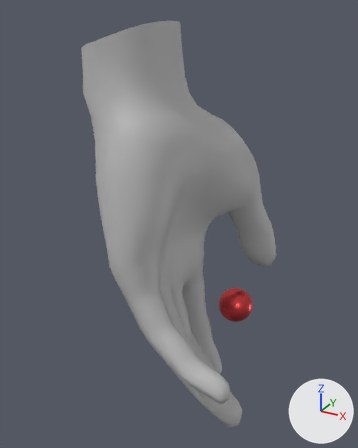
One commit to the glTF model packages/assets/profiles/generic-fixed-hand/left.glb: the scene before it, then after it.
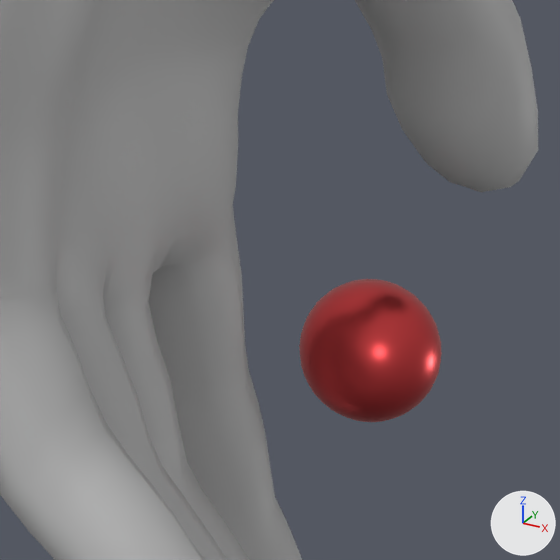
The first picture shows the older version from a camera (50 mm lens) standing at (0.0877, -0.2013, 0.0835) and looking at (-0.0224, -0.0012, -0.0166). The close-ups show both versions on the part from 41% to 79% of the width and 49% to 79% of the height of that picture. Lighting does not change. The marker at lower right points along +X, +Y and +Z. Where no turn or scale is listed for an object, it has been applied to the vertices.

The first close-up shows 'Sphere', 'r_handMeshNode.001'.
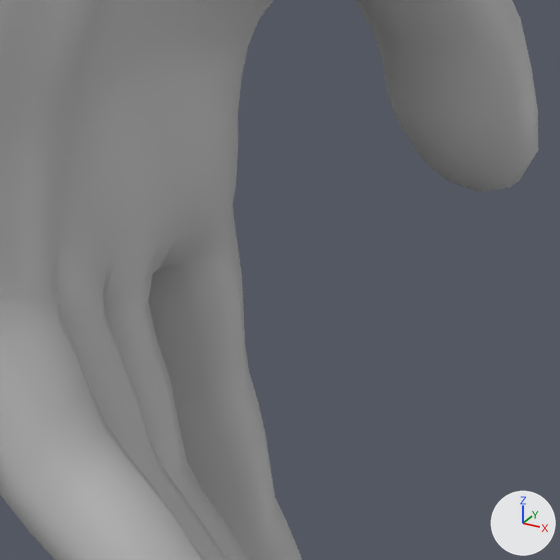
Location of each change, [x1, y1, x2, y2] in pixels of the close-ups (560 x 560 px):
'Sphere', deleted (red)
    before: [299, 279, 442, 422]

Patch to the scene script:
```diff
--- a/packages/assets/profiles/generic-fixed-hand/left.glb.py
+++ b/packages/assets/profiles/generic-fixed-hand/left.glb.py
@@ ob_sphere @@
-ob_sphere = bpy.data.objects.new('Sphere', me_sphere)
-ob_sphere.location = (-0.0029, 0.0322, -0.077)
```
